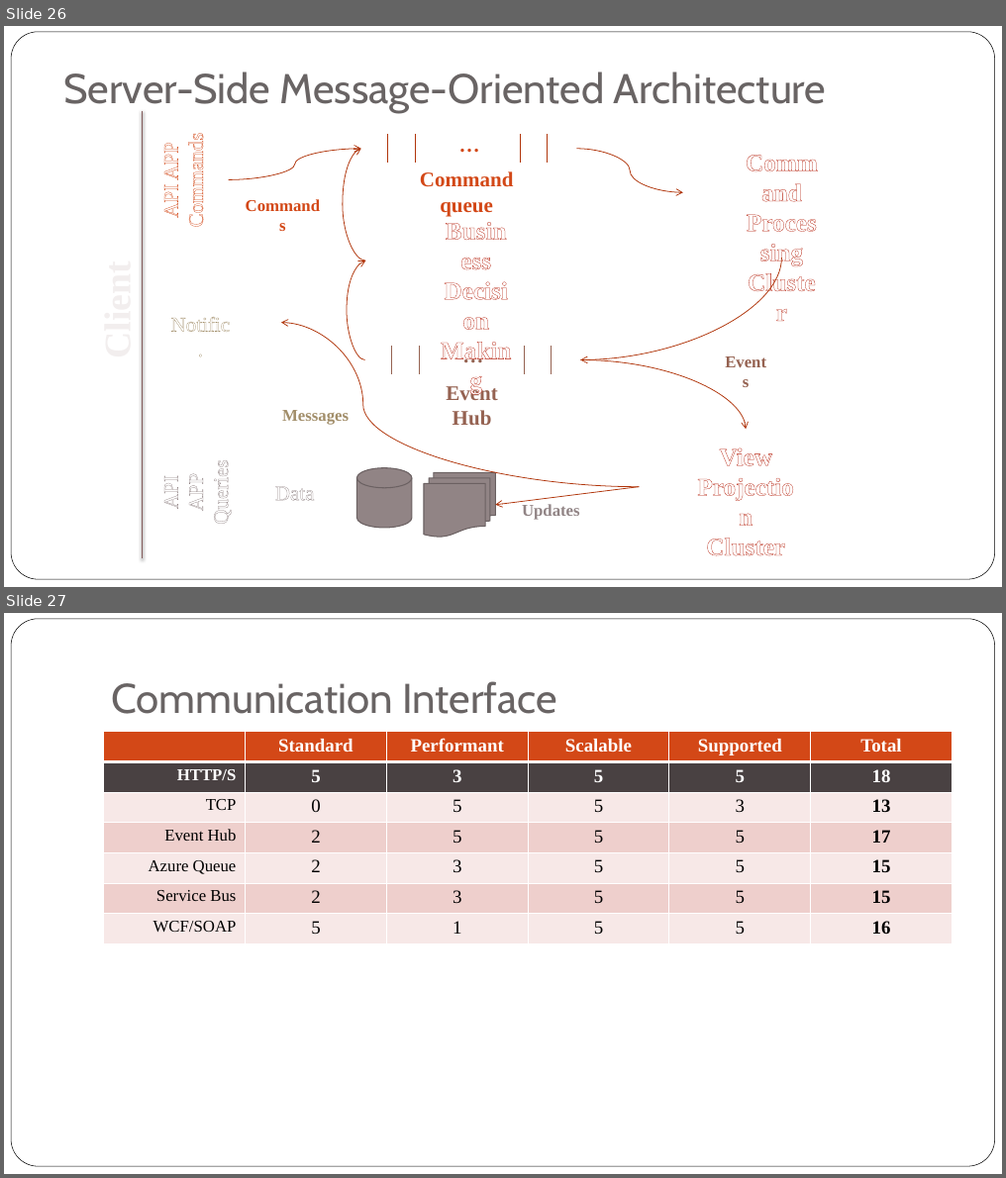
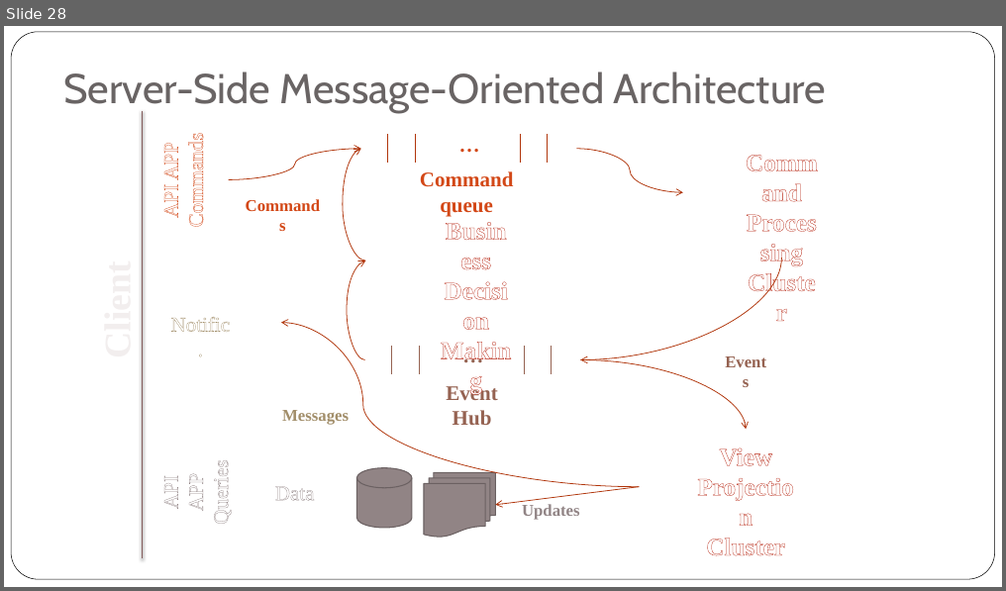
Before and after one commit to iskandersierra/DevSharp, a slide deck: Docs/Distributed Architecture.pptx. Shown one above the other, each under a label of ours: slides 26 and 27 before the commit, slide 28 after it. The pictures are 1006x1178 and 1006x591 pixels, drawn with LibreOffice and Linux fonts; fonts in the diff are those of the drawing; background and template pictures are left out. Boxes give left, top, right and bottom in pixels: in the first picture for what was removed or moved away, otherwise in the second. Text is boxed around its words. In the diff, an @@ line names an element or a change of style, - is before the commit and + after.

```diff
--- a/Docs/Distributed Architecture.pptx
+++ b/Docs/Distributed Architecture.pptx
@@ slide 27 removed at (x1=4, y1=613, x2=1002, y2=1174), background #FFFFFF; not listed: 1 template element that a slide beside it also shows @@
@@ title removed at (x1=111, y1=681, x2=556, y2=714) @@
-Communication Interface
@@ table removed at (x1=104, y1=731, x2=952, y2=944), 7 rows, 6 columns @@
- | Standard | Performant | Scalable | Supported | Total
-HTTP/S | 5 | 3 | 5 | 5 | 18
-TCP | 0 | 5 | 5 | 3 | 13
-Event Hub | 2 | 5 | 5 | 5 | 17
-Azure Queue | 2 | 3 | 5 | 5 | 15
-Service Bus | 2 | 3 | 5 | 5 | 15
-WCF/SOAP | 5 | 1 | 5 | 5 | 16
@@ what was slide 26 is now slide 28 @@
```
Also in this commit, not shown: 11 slides changed, 2 slides added, 9 other files.
